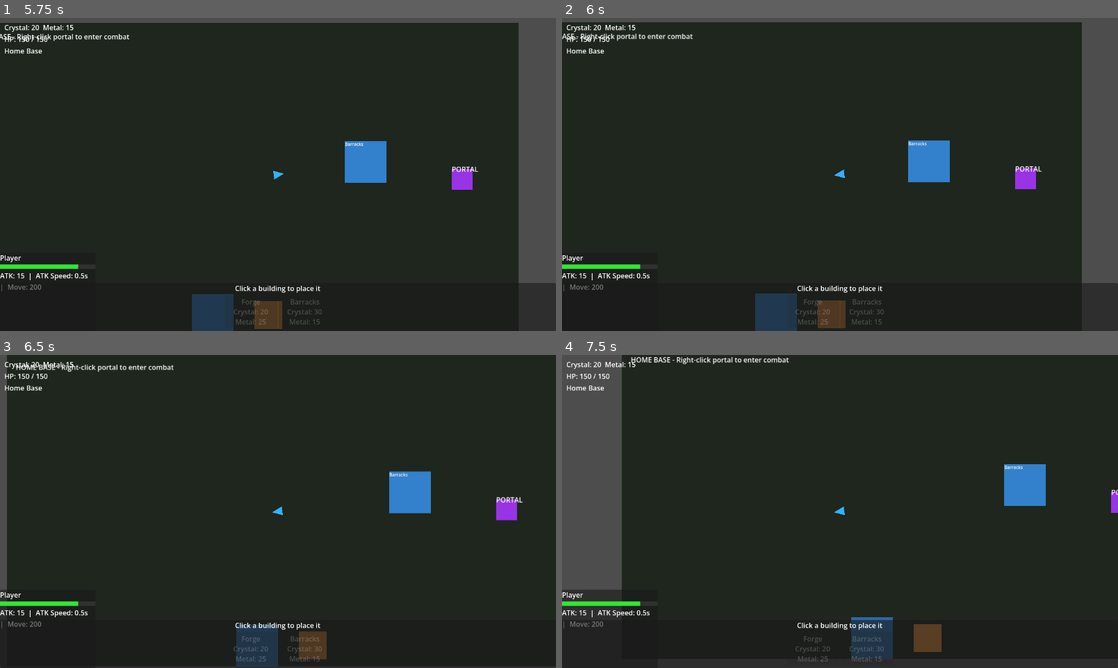
Above: before the commit, frames 1-4 (two rows, left to right).
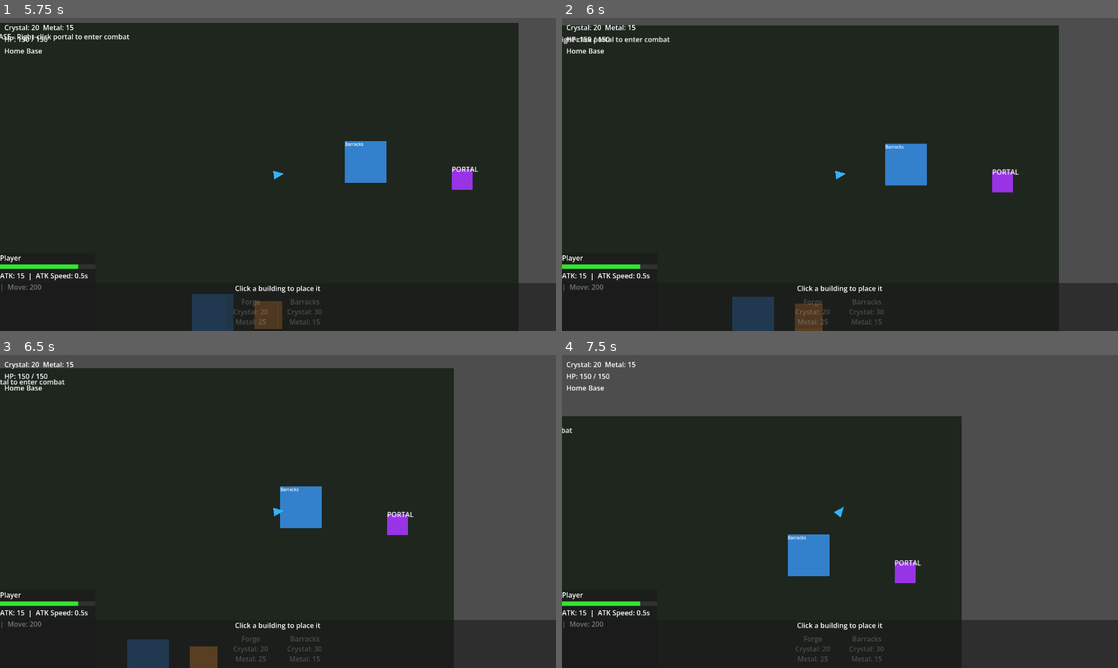
Above: after the commit, the same moments.

Repository: Odin94/Voidcraft
Game: Godot game, scene res://scenes/main/main.tscn
The game is run twice, just before and just after one commit, with the same random seed, the same clock (stepped at 60 frames per second) and the same inputs.
Inputs (mouse positions are in pixels of both pictures, inside the frame that each line leads up to):
- Up to frame 1 (5.75 s): click "Forge Crystal: 20 Metal: 25" at 0.5 s; click "Barracks Crystal: 30 Metal: 15" at 1.25 s; click "Forge Crystal: 20 Metal: 25" at 2 s; click "Barracks Crystal: 30 Metal: 15" at 2.75 s; click "Forge Crystal: 20 Metal: 25" at 3.5 s; click "Barracks Crystal: 30 Metal: 15" at 4.25 s; tap Enter at 5 s; move the mouse to (400, 158) at 5.02 s; press the mouse at (400, 158) at 5.03 s; right-click (400, 158) at 5.3 s
- Up to frame 2 (6 s): tap A (attack_move, bound only after the commit) at 5.75 s; move the mouse to (728, 190) at 5.77 s; release the mouse at (728, 190) at 5.78 s; right-click (728, 190) at 5.85 s; click (728, 190) at 5.92 s
- Up to frame 3 (6.5 s): tap A (attack_move, bound only after the commit) at 6.05 s
- Up to frame 4 (7.5 s): tap A (attack_move, bound only after the commit) at 6.5 s; move the mouse to (895, 442) at 6.52 s; hold A (attack_move, bound only after the commit) 6.53-7.28 s; click (895, 442) at 6.8 s; move the mouse to (812, 574) at 7.27 s; click (812, 574) at 7.35 s

Frame 1 is identical in both runs. In frame 2, 8.3% of the frame differs, in the area x 0-94%, y 1-100%; in frame 3, 25%; in frame 4, 44%, in the area x 0-100%, y 0-100%.

Commit message:
Implement attack moving

Diff:
--- a/project.godot
+++ b/project.godot
@@ -48,6 +48,11 @@
 "events": [Object(InputEventKey,"resource_local_to_scene":false,"resource_name":"","device":-1,"window_id":0,"alt_press …(191 unchanged characters)…
 ]
 }
+attack_move={
+"deadzone": 0.2,
+"events": [Object(InputEventKey,"resource_local_to_scene":false,"resource_name":"","device":-1,"window_id":0,"alt_pressed":false,"shift_pressed":false,"ctrl_pressed":false,"meta_pressed":false,"pressed":false,"keycode":0,"physical_keycode":65,"key_label":0,"unicode":97,"location":0,"echo":false,"script":null)
+]
+}
 
 [layer_names]
 
--- a/scenes/player/player.gd
+++ b/scenes/player/player.gd
@@ -9,6 +9,7 @@
 # DEAD and PLACING_BUILDING are modes that bypass the queue entirely.
 var _dead: bool = false
 var _placing_building: bool = false
+var _attack_move_mode: bool = false
 var _command_queue: Array = []
 
 var nearby_teleporter: Node = null
@@ -48,10 +49,10 @@
 
 func _unhandled_input(event: InputEvent) -> void:
 	if event is InputEventMouseButton and event.pressed:
-		print("[Player] input: button=%d pos=%s dead=%s placing=%s queue=%d" % [
+		print("[Player] input: button=%d pos=%s dead=%s placing=%s atkmove=%s queue=%d" % [
 			event.button_index,
 			str(get_global_mouse_position().snapped(Vector2.ONE)),
-			str(_dead), str(_placing_building), _command_queue.size()
+			str(_dead), str(_placing_building), str(_attack_move_mode), _command_queue.size()
 		])
 
 	if _dead:
@@ -70,6 +71,14 @@
 			get_viewport().set_input_as_handled()
 		return
 
+	# Enter attack-move mouse state (only when player itself is selected)
+	if event.is_action_pressed("attack_move") and _selected_entity == self:
+		print("[Player] entering attack-move mode")
+		_attack_move_mode = true
+		Input.set_default_cursor_shape(Input.CURSOR_CROSS)
+		get_viewport().set_input_as_handled()
+		return
+
 	if is_instance_valid(_selected_entity) and _selected_entity != self:
 		if event.is_action_pressed("cancel"):
 			print("[Player] ESC with building selected — reselecting player")
@@ -82,6 +91,28 @@
 		elif event.is_action_pressed("right_click"):
 			print("[Player] right_click forwarded to building: %s" % _selected_entity.name)
 			_selected_entity.handle_input(event)
+			get_viewport().set_input_as_handled()
+		return
+
+	# Attack-move mouse state: left-click issues command, right-click cancels
+	if _attack_move_mode:
+		if event.is_action_pressed("right_click"):
+			print("[Player] attack-move mode: cancelled")
+			_exit_attack_move_mode()
+			get_viewport().set_input_as_handled()
+		elif event.is_action_pressed("left_click"):
+			var click_pos := get_global_mouse_position()
+			var enemy := combat.find_enemy_at(click_pos)
+			if enemy:
+				print("[Player] attack-move mode: left_click on enemy → regular attack on %s" % enemy.name)
+				_command_queue.clear()
+				_command_queue.append(MoveToRangeCommand.new(self, nav_agent, sprite, enemy))
+				_command_queue.append(AttackCommand.new(self, sprite, combat, enemy, _command_queue, _make_move_to_range_cmd))
+			else:
+				print("[Player] attack-move → %s" % str(click_pos.snapped(Vector2.ONE)))
+				_command_queue.clear()
+				_command_queue.append(AttackMoveCommand.new(self, nav_agent, sprite, combat, click_pos))
+			_exit_attack_move_mode()
 			get_viewport().set_input_as_handled()
 		return
 
@@ -159,6 +190,10 @@
 	_placing_building = false
 	EventBus.player_state_changed.emit(0)
 
+func _exit_attack_move_mode() -> void:
+	_attack_move_mode = false
+	Input.set_default_cursor_shape(Input.CURSOR_ARROW)
+
 func _on_health_changed(current: float, max_hp: float) -> void:
 	health_bar.update_bar(current, max_hp)
 
@@ -172,6 +207,8 @@
 func _on_died() -> void:
 	_dead = true
 	_command_queue.clear()
+	if _attack_move_mode:
+		_exit_attack_move_mode()
 	EventBus.player_died.emit()
 
 func _on_entity_selected(entity: Node2D) -> void:
@@ -280,3 +317,68 @@
 			_combat.fire_at(_target)
 			_attack_timer = PlayerCombat.ATTACK_COOLDOWN
 		return true
+
+
+class AttackMoveCommand:
+	## Move toward destination; auto-attack any enemy that enters attack range.
+	## When an engaged enemy dies or leaves range, resume moving to destination.
+	var _player: CharacterBody2D
+	var _nav_agent: NavigationAgent2D
+	var _sprite: Polygon2D
+	var _combat: PlayerCombat
+	var _destination: Vector2
+	var _current_target: Node2D = null
+	var _attack_timer: float = 0.0
+
+	func _init(p: CharacterBody2D, nav: NavigationAgent2D, spr: Polygon2D,
+			cbt: PlayerCombat, dest: Vector2) -> void:
+		_player = p
+		_nav_agent = nav
+		_sprite = spr
+		_combat = cbt
+		_destination = dest
+		_nav_agent.target_position = dest
+
+	func tick(delta: float) -> bool:
+		_attack_timer = maxf(_attack_timer - delta, 0.0)
+
+		# If we have a live target, stand and attack it
+		if is_instance_valid(_current_target):
+			var dist := _player.global_position.distance_to(_current_target.global_position)
+			if dist > PlayerCombat.ATTACK_RANGE:
+				# Enemy left range — clear target and resume moving to destination
+				print("[AttackMove] target left range — resuming move")
+				_current_target = null
+				_nav_agent.target_position = _destination
+			else:
+				_player.velocity = Vector2.ZERO
+				_player.move_and_slide()
+				var dir := _player.global_position.direction_to(_current_target.global_position)
+				if dir.length() > 0.1:
+					_sprite.rotation = dir.angle() + PI / 2
+				if _attack_timer <= 0.0:
+					_combat.fire_at(_current_target)
+					_attack_timer = PlayerCombat.ATTACK_COOLDOWN
+				return true
+
+		# No valid target — scan for nearest enemy in attack range
+		_current_target = null
+		var nearest := _combat.find_nearest_enemy_in_range(_player.global_position, PlayerCombat.ATTACK_RANGE)
+		if nearest:
+			print("[AttackMove] acquired target: %s" % nearest.name)
+			_current_target = nearest
+			_attack_timer = 0.0
+			return true
+
+		# No enemies nearby — continue toward destination
+		if _nav_agent.is_navigation_finished():
+			_player.velocity = Vector2.ZERO
+			_player.move_and_slide()
+			return false
+		var next_pos := _nav_agent.get_next_path_position()
+		var dir := _player.global_position.direction_to(next_pos)
+		_player.velocity = dir * 200.0
+		_player.move_and_slide()
+		if dir.length() > 0.1:
+			_sprite.rotation = dir.angle() + PI / 2
+		return true
--- a/scenes/player/player_combat.gd
+++ b/scenes/player/player_combat.gd
@@ -25,6 +25,29 @@
 	_player.get_tree().current_scene.add_child(proj)
 	EventBus.projectile_fired.emit(proj)
 
+## Returns the nearest enemy body within range of origin, or null if none.
+func find_nearest_enemy_in_range(origin: Vector2, range: float) -> Node2D:
+	var space := _player.get_world_2d().direct_space_state
+	var query := PhysicsShapeQueryParameters2D.new()
+	var shape := CircleShape2D.new()
+	shape.radius = range
+	query.shape = shape
+	query.transform = Transform2D(0.0, origin)
+	query.collision_mask = 4  # Layer 3 (Enemy)
+	query.collide_with_areas = false
+	query.collide_with_bodies = true
+	var results := space.intersect_shape(query)
+	var nearest: Node2D = null
+	var nearest_dist := INF
+	for r in results:
+		var body := r.collider as Node2D
+		if is_instance_valid(body):
+			var dist := origin.distance_to(body.global_position)
+			if dist < nearest_dist:
+				nearest_dist = dist
+				nearest = body
+	return nearest
+
 ## Physics point query for an enemy body at world position.
 func find_enemy_at(pos: Vector2) -> Node2D:
 	var space := _player.get_world_2d().direct_space_state
Not shown, added: TODOs.md
